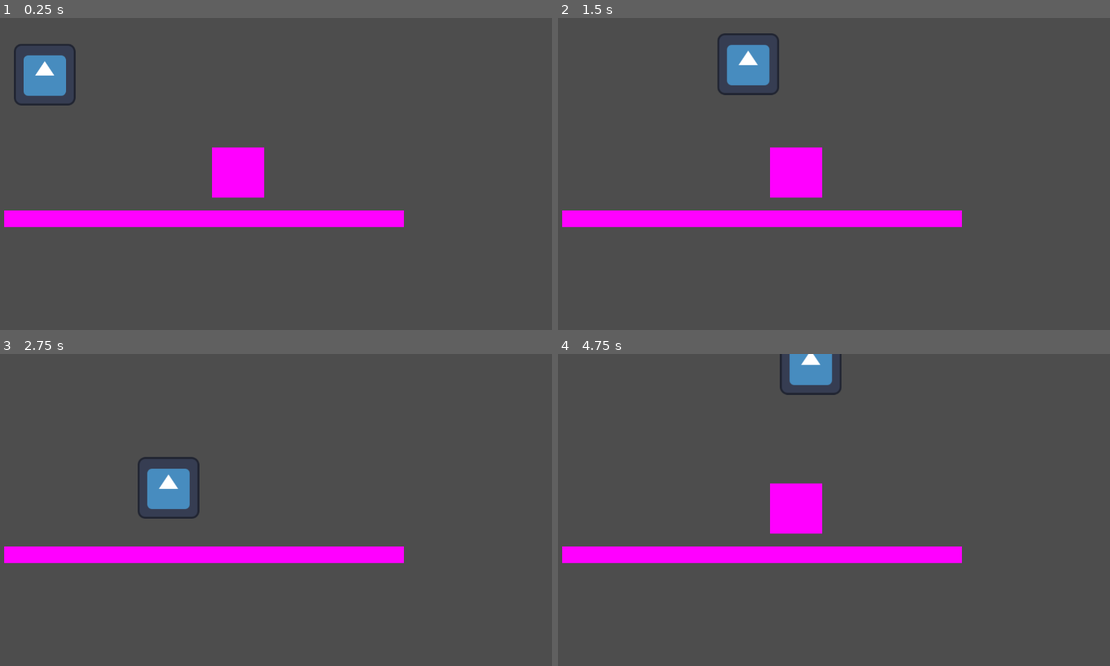
Above: before the commit, frames 1-4 (two rows, left to right).
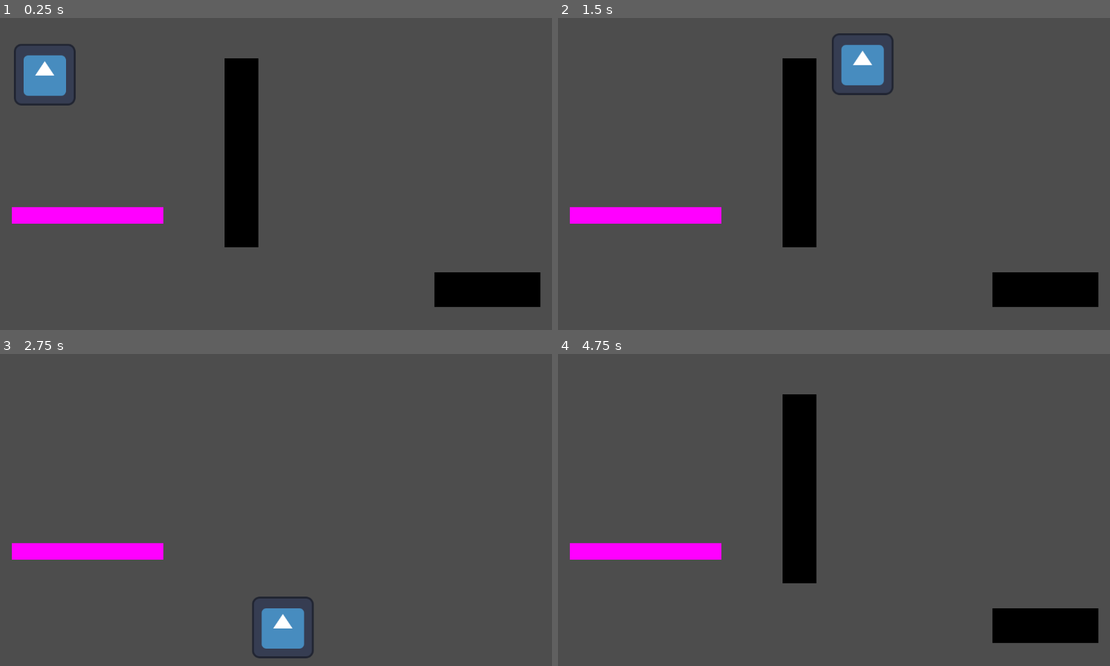
Above: after the commit, the same moments.

Repository: BigNubbe/GMTKJam2024
Game: Godot game, scene res://Level/testing.tscn
Two runs of this game, one before a commit and one after it. Both use one fixed random seed, a clock stepped at 60 frames per second and the inputs below. The project has no main scene, so this scene is started directly. The engine's default icon, where the game draws it, is replaced by a stand-in: a white triangle on a blue panel in a dark square.
Inputs:
- Up to frame 1 (0.25 s): no input
- Up to frame 2 (1.5 s): tap Enter (ui_accept) at 0.5, 0.77 s; hold Right (ui_right) from 0.53 s (still down); tap Shift (dashkey) at 0.6 s; tap V (toggle) at 0.8, 1.35 s
- Up to frame 3 (2.75 s): tap Enter (ui_accept) at 1.52 s; tap Shift (dashkey) at 1.55, 2.1 s; release Right (ui_right) at 2.03 s; hold Left (ui_left) from 2.03 s (still down); tap V (toggle) at 2.3 s
- Up to frame 4 (4.75 s): release Left (ui_left) at 2.78 s; hold Right (ui_right) 2.78-4.28 s; tap V (toggle) at 2.85, 3.8, 4.35 s; tap Enter (ui_accept) at 3.02, 3.77, 4.52 s; tap Shift (dashkey) at 3.05, 3.6, 4.55 s; hold Left (ui_left) from 4.28 s (still down)

The runs differ from the first frame. In frame 1, 9.1% of the frame differs, in the area x 0-98%, y 12-93%; in frame 2, 12%, in the area x 0-98%, y 4-93%; in frame 3, 5.6%; in frame 4, 10%.

Commit message:
adding dash + blockade puzzle sketch

Diff:
--- a/Project/Level/testing.tscn
+++ b/Project/Level/testing.tscn
@@ -13,12 +13,16 @@
 [node name="CharacterBody2D" parent="." instance=ExtResource("2_h5tvg")]
 position = Vector2(39, 18)
 JUMP_VELOCITY = -600.0
-dashspeed = 1000.0
+dashspeed = 2000.0
 
 [node name="Placeholderplatform" parent="." instance=ExtResource("3_lghec")]
-position = Vector2(18, 400)
-scale = Vector2(3.86357, 0.88)
+position = Vector2(33, 393)
+scale = Vector2(1.46357, 0.88)
 
 [node name="HideablePlatform" parent="." instance=ExtResource("4_okhb1")]
-position = Vector2(501, 321)
-scale = Vector2(3, 3)
+position = Vector2(508, 280)
+scale = Vector2(1.93369, 11.28)
+
+[node name="HideablePlatform2" parent="." instance=ExtResource("4_okhb1")]
+position = Vector2(1018, 564)
+scale = Vector2(6.06752, -2.04426)
--- a/Project/PlatformScenes/hideablePlatform.tscn
+++ b/Project/PlatformScenes/hideablePlatform.tscn
@@ -11,10 +11,12 @@
 script = ExtResource("1_04vob")
 
 [node name="Sprite2D" type="Sprite2D" parent="."]
+self_modulate = Color(0, 0, 0, 1)
 scale = Vector2(36.25, 34.75)
 texture = SubResource("PlaceholderTexture2D_sd70a")
 
 [node name="StaticBody2D" type="StaticBody2D" parent="."]
 
 [node name="CollisionShape2D" type="CollisionShape2D" parent="StaticBody2D"]
+visible = false
 shape = SubResource("RectangleShape2D_1nr32")
--- a/Project/PlayerScene/Player.gd
+++ b/Project/PlayerScene/Player.gd
@@ -3,9 +3,13 @@
 
 @export var SPEED = 300.0
 @export var JUMP_VELOCITY = -800.0
+
 const maxjump = 1
 @export var currjump = 0
 @export var dashspeed: float
+var isdashing: bool
+@onready var timer = $Timer
+
 # Get the gravity from the project settings to be synced with RigidBody nodes.
 var gravity = ProjectSettings.get_setting("physics/2d/default_gravity")
 
@@ -25,14 +29,19 @@
 	# As good practice, you should replace UI actions with custom gameplay actions.
 	var direction = Input.get_axis("ui_left", "ui_right")
 	if direction:
-		velocity.x = direction * SPEED
-		if Input.is_action_just_pressed("dashkey"):
-			print("dashing")
-			velocity.x += direction * dashspeed
+		if isdashing == false:
+			velocity.x = direction * SPEED
+		elif isdashing == true:
+			velocity.x = direction * dashspeed
 	else:
 		velocity.x = move_toward(velocity.x, 0, SPEED)
+	# Dash stuff
+	if Input.is_action_just_pressed("dashkey"):
+		isdashing = true
+		timer.start()
 
-	# Dash stuff
+	move_and_slide()
 
 
-	move_and_slide()
+func _on_timer_timeout():
+	isdashing = false
--- a/Project/PlayerScene/Player.tscn
+++ b/Project/PlayerScene/Player.tscn
@@ -16,3 +16,8 @@
 [node name="CollisionShape2D" type="CollisionShape2D" parent="."]
 position = Vector2(63, 69)
 shape = SubResource("RectangleShape2D_1t3d2")
+
+[node name="Timer" type="Timer" parent="."]
+wait_time = 0.2
+
+[connection signal="timeout" from="Timer" to="." method="_on_timer_timeout"]
--- a/Project/global.gd
+++ b/Project/global.gd
@@ -10,4 +10,3 @@
 func _process(delta):
 	if Input.is_action_just_pressed("toggle"):
 		togglevision = !togglevision
-		print(togglevision)
--- a/Project/project.godot
+++ b/Project/project.godot
@@ -44,6 +44,7 @@
 toggle={
 "deadzone": 0.5,
 "events": [Object(InputEventKey,"resource_local_to_scene":false,"resource_name":"","device":-1,"window_id":0,"alt_pressed":false,"shift_pressed":false,"ctrl_pressed":false,"meta_pressed":false,"pressed":false,"keycode":0,"physical_keycode":86,"key_label":0,"unicode":118,"echo":false,"script":null)
+, Object(InputEventMouseButton,"resource_local_to_scene":false,"resource_name":"","device":-1,"window_id":0,"alt_pressed":false,"shift_pressed":false,"ctrl_pressed":false,"meta_pressed":false,"button_mask":2,"position":Vector2(211, 17),"global_position":Vector2(215, 58),"factor":1.0,"button_index":2,"canceled":false,"pressed":true,"double_click":false,"script":null)
 ]
 }
 dashkey={
